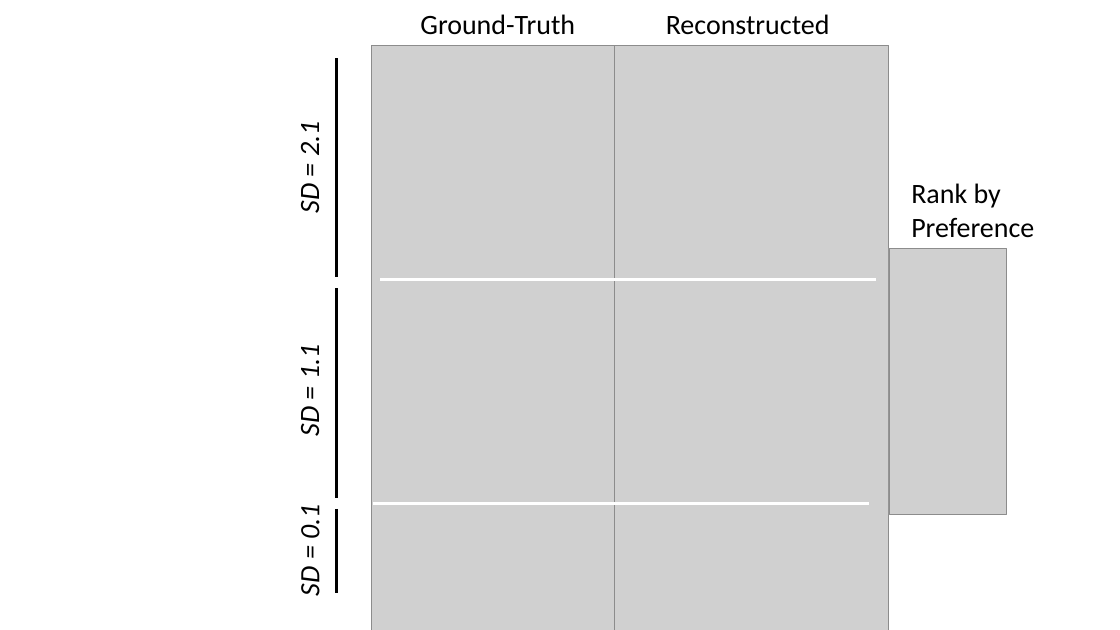
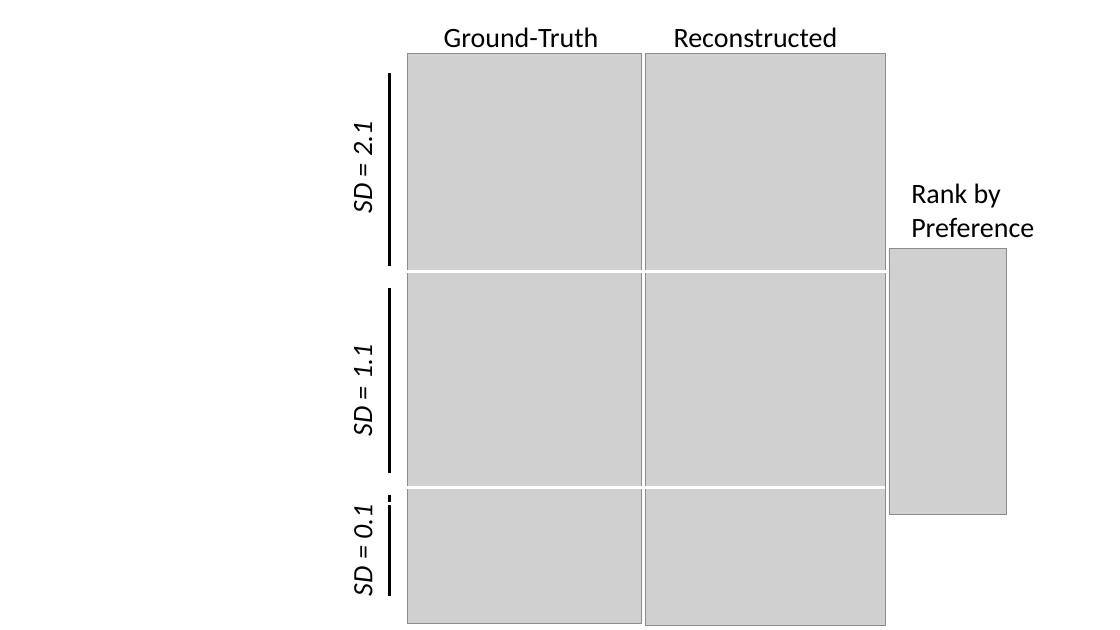
Before and after one commit to yunshiuan/tomnet-project, a slide deck: slide 3 of report/RO-MAN/figures/ROMAN-figures.pptx. Drawn at 1120x630 pixels with LibreOffice and Linux fonts; fonts in the diff are those of the drawing; grey boxes stand for pictures. Boxes give left, top, right and bottom in pixels: in the first picture for what was removed or moved away, otherwise in the second. Text is boxed around its words. In the diff, an @@ line names an element or a change of style, - is before the commit and + after.

```diff
--- a/report/RO-MAN/figures/ROMAN-figures.pptx
+++ b/report/RO-MAN/figures/ROMAN-figures.pptx
@@ text "Ground-Truth" rewrapped from box(420, 14, 575, 35) to box(444, 27, 599, 54) @@
@@ text "Reconstructed" rewrapped from box(666, 14, 830, 35) to box(674, 27, 838, 54) @@
@@ picture: place and size @@
-picture at box(371, 45, 620, 630)
+picture at box(408, 54, 642, 624)
@@ picture: place and size @@
-picture at box(615, 45, 889, 630)
+picture at box(645, 54, 886, 626)
@@ line moved from (336, 58) - (336, 276) to (390, 72) - (390, 266) @@
@@ line moved from (336, 288) - (336, 498) to (390, 288) - (390, 473) @@
@@ line added from (393, 271) to (889, 271), #FFFFFF 2.25 pt @@
@@ 3 texts: place and size @@
-3 texts at box(292, 125, 327, 595)
+3 texts at box(345, 125, 380, 595)
@@ line moved from (336, 509) - (336, 593) to (390, 495) - (390, 596) @@
@@ line added from (390, 488) to (886, 488), #FFFFFF 2.25 pt @@
```
Also in this commit, not shown: 2 slides added, 2 slides removed, 6 other files.
